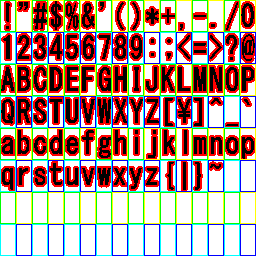
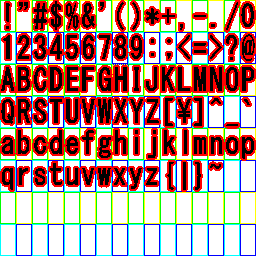
Before/after of a 256 × 256 layered artwork. What changed in the layer stack:
moved "レイヤー 0" above "シェイプ 2 のコピー 9" over <box>0,0,256,192</box>
